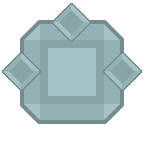
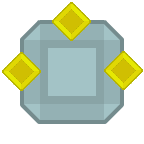
Before/after of a 144px x 144px layered artwork. What changed in the layer stack:
hid "towerDefense_tile183 copy 2" over [103, 52, 142, 90]
added layer "Middle copy 3" above "Middle copy 2" over [52, 2, 91, 41]
added layer "Middle copy 2" above "towerDefense_tile183 copy" over [2, 52, 41, 91]
hid "towerDefense_tile183 copy" over [2, 52, 41, 91]
added layer "Middle copy" above "towerDefense_tile183" over [104, 51, 143, 90]
hid "towerDefense_tile183" over [52, 3, 91, 42]
